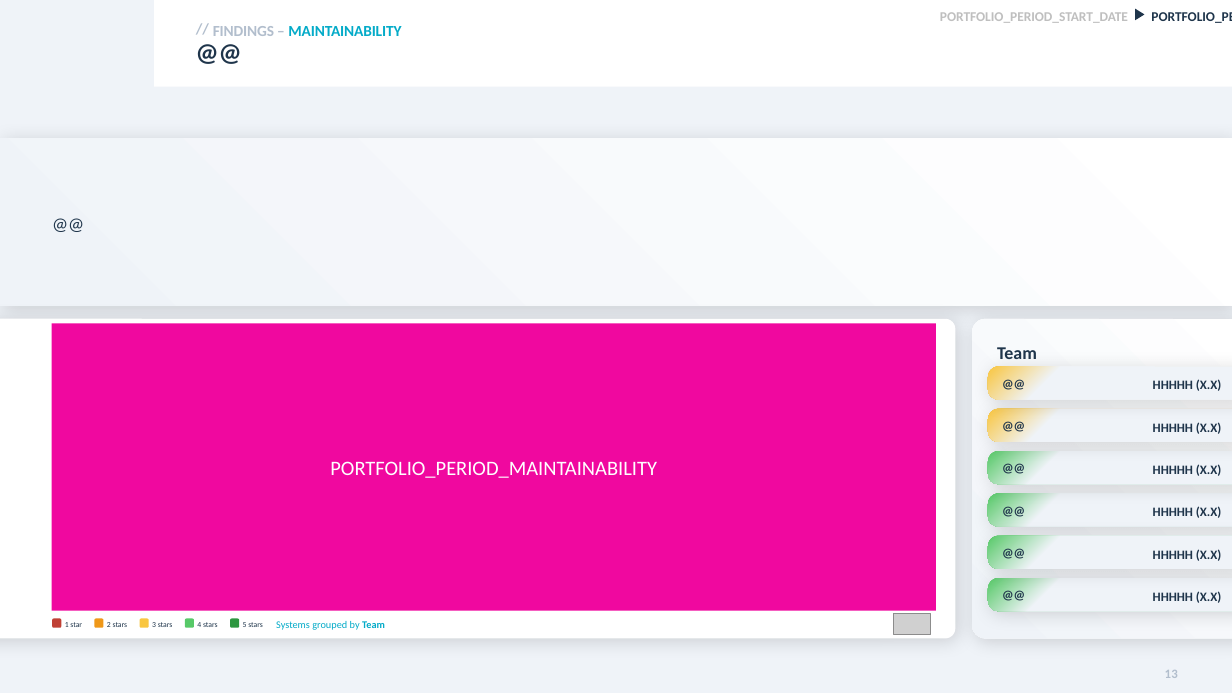
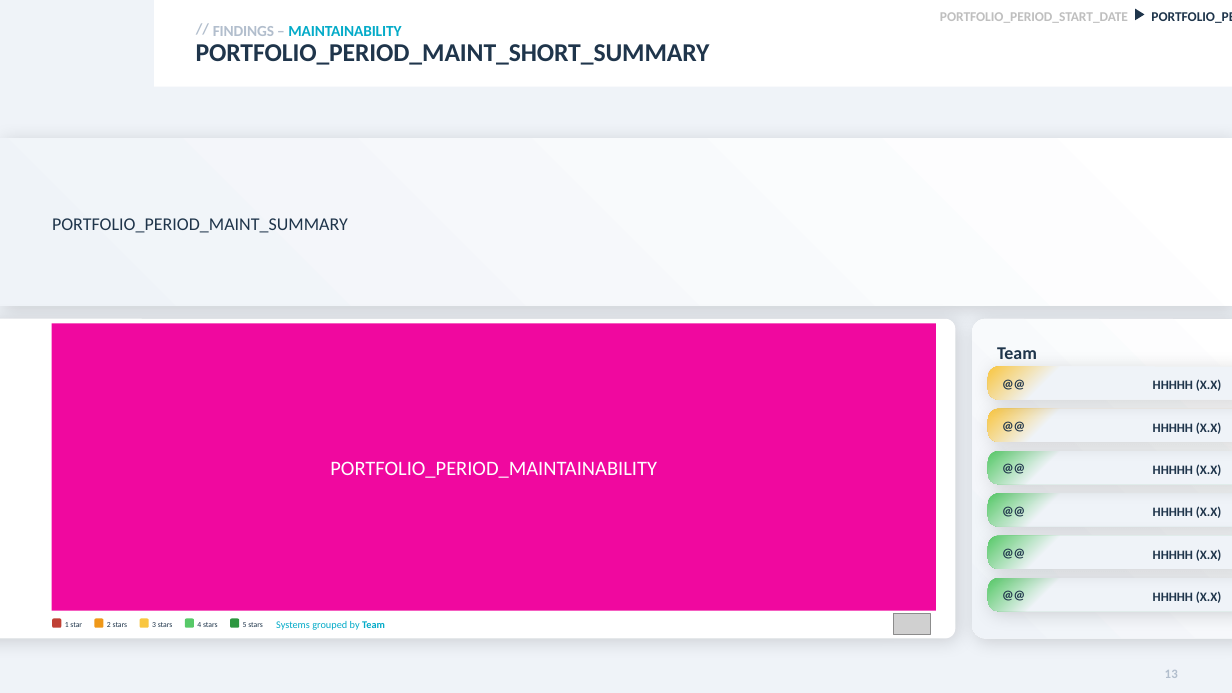
Before and after one commit to mardibiase/sigrid-integrations, a slide deck: slide 13 of report-generator/src/report_generator/presets/templates/portfolio-overview.pptx. Drawn at 1232x693 pixels with LibreOffice and Linux fonts; fonts in the diff are those of the drawing; grey boxes stand for pictures; background and template pictures are left out. Boxes give left, top, right and bottom in pixels: in the first picture for what was removed or moved away, otherwise in the second. Text is boxed around its words. In the diff, an @@ line names an element or a change of style, - is before the commit and + after.

```diff
--- a/report-generator/src/report_generator/presets/templates/portfolio-overview.pptx
+++ b/report-generator/src/report_generator/presets/templates/portfolio-overview.pptx
@@ title at (x1=196, y1=44, x2=710, y2=65): text changed @@
-@@
+PORTFOLIO_PERIOD_MAINT_SHORT_SUMMARY
@@ text at (x1=52, y1=218, x2=348, y2=233): text changed @@
-@@
+PORTFOLIO_PERIOD_MAINT_SUMMARY
```
Also in this commit, not shown: 2 other slides changed, 3 other files.
